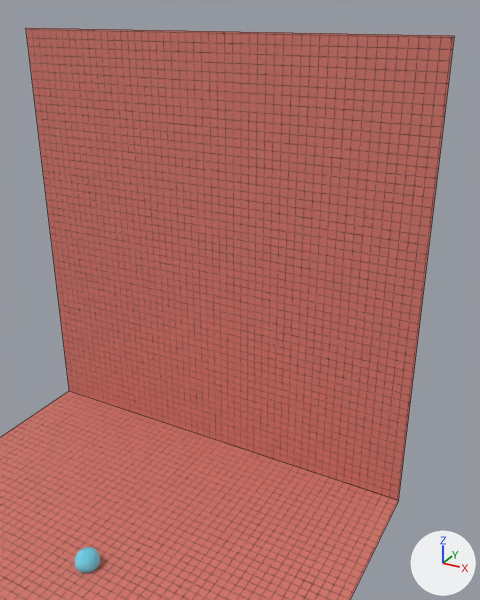
A saved change to the Blender file Blender/models/Slime.blend.
Before and after are seen from a 50 mm lens placed at (9.19, -9.0, 12.47), pointed at (2.05, 3.98, 5.98). The axes (+X, +Y, +Z) are drawn at lower right. The lights are the same throughout. The first picture is the older version. Mesh edges are drawn as thin lines on the coarser meshes. The same objects are shown in both versions, whatever each file hides.
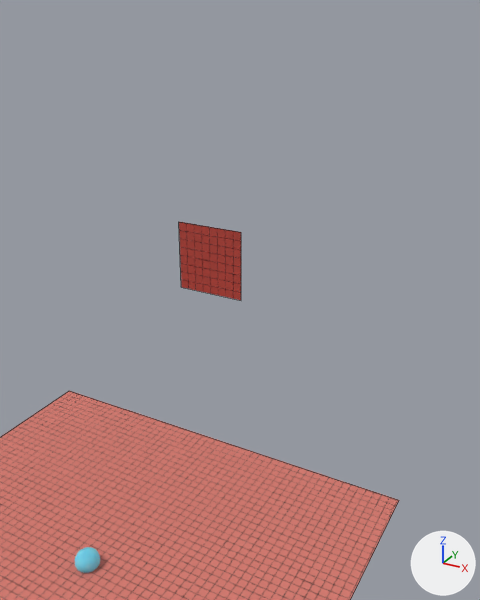
What differs and where, as boxes (x1, y1, x2, y2) in the pictures (480 x 600 px):
'Plane.002', recoloured, rescaled (darker, 85% narrower, 83% shorter): before (26, 28, 455, 500); after (179, 222, 241, 300)

What the commit changed:
Picture 'Brick_Texture' (img_brick_texture) is new.
Picture 'Brick_Roughness' (img_brick_roughness) is new.
Material 'Brick Surface' (mat_brick_surface) is new.
Uses the picture img_brick_roughness.
Uses the picture img_brick_texture.
me_plane_001 has 4 vertices, 1 face and spans x -5.98..5.98, y -5.98..5.98, z 0.0.
me_plane_001 no longer uses material mat_surface.
me_plane_001 gains material mat_brick_surface.
Object 'Plane.002' (ob_plane_002) is rescaled from (1.0, 1.0, 1.0) to (0.167, 0.167, 1.0).
